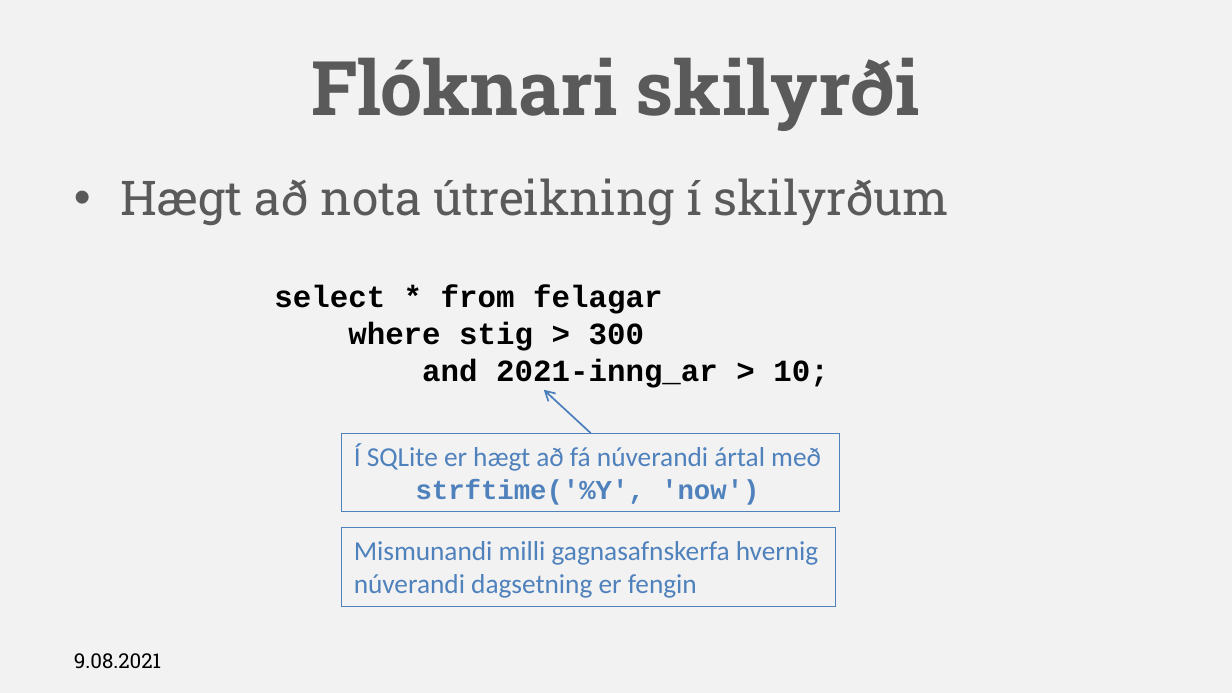
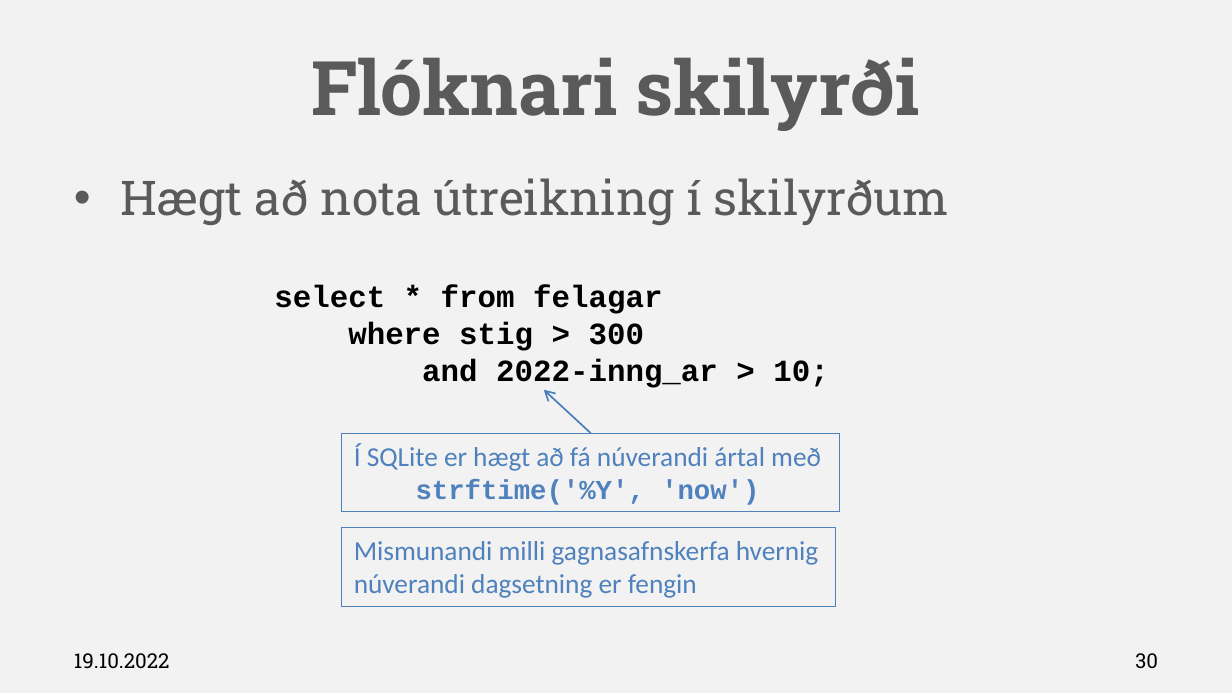
Before and after one commit to Hjalmtyr/SQL1, a slide deck: slide 30 of SQL-I.pptx. Drawn at 1232x693 pixels with LibreOffice and Linux fonts; fonts in the diff are those of the drawing; background and template pictures are left out. Boxes give left, top, right and bottom in pixels: in the first picture for what was removed or moved away, otherwise in the second. Text is boxed around its words. In the diff, an @@ line names an element or a change of style, - is before the commit and + after.

```diff
--- a/SQL-I.pptx
+++ b/SQL-I.pptx
@@ text at (422,359,828,388): text changed @@
-and 2021-inng_ar > 10;
+and 2022-inng_ar > 10;
@@ text at (74,653,170,669): text changed @@
-9.08.2021
+19.10.2022
@@ page number added at (1135,653,1158,669), 12 pt, text #000000 @@
+30
```
Also in this commit, not shown: 81 other slides changed, 2 slides added, 2 slides removed, 6 other files.
